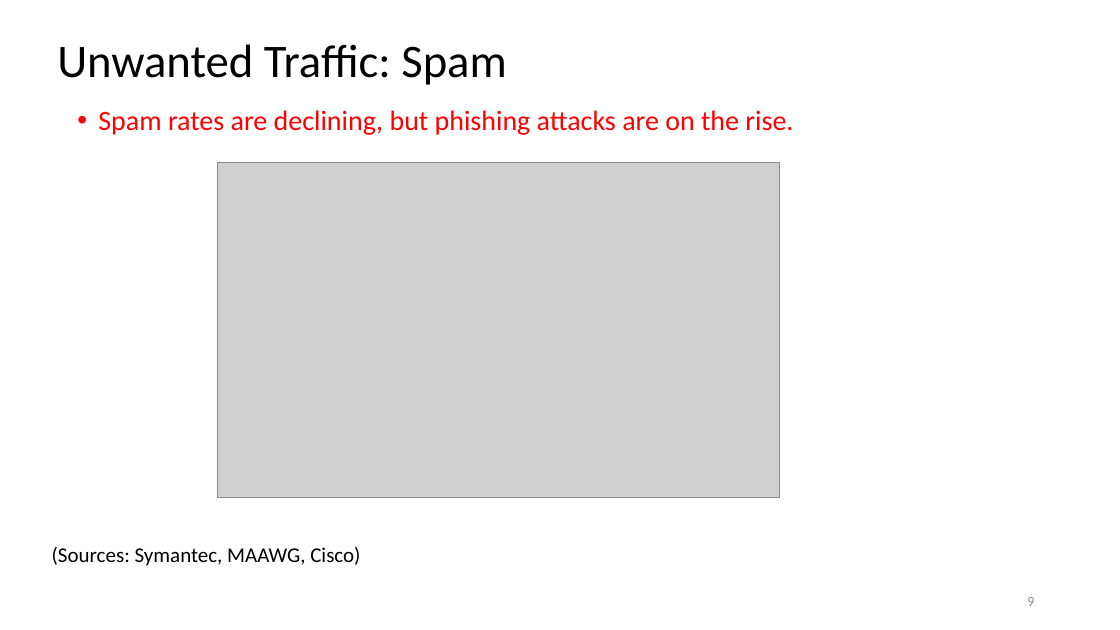
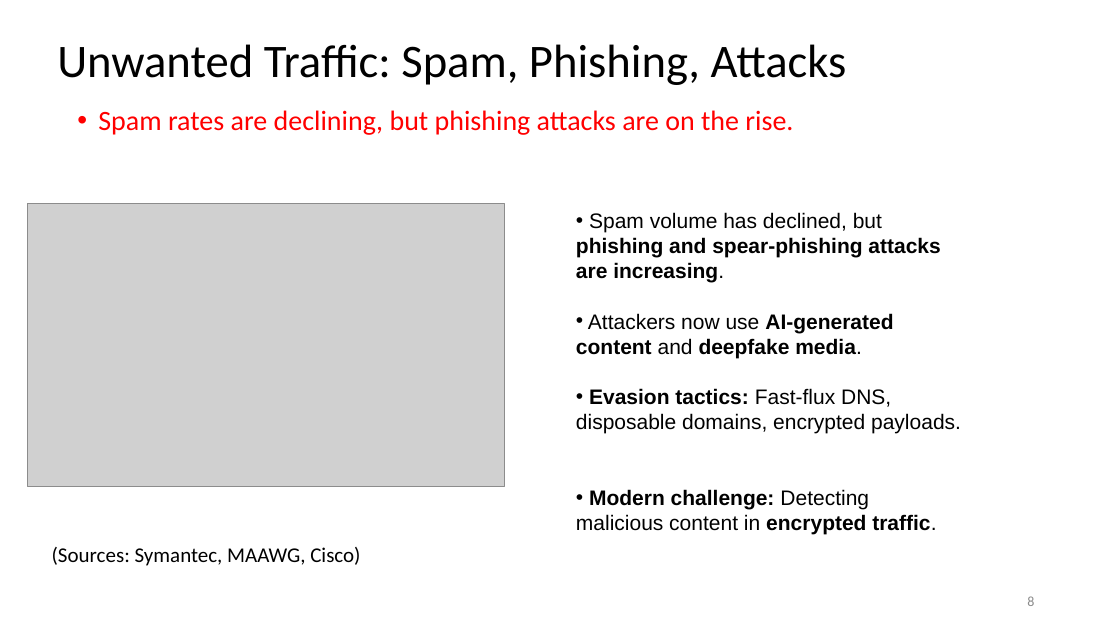
Before and after one commit to noise-lab/ml-systems, a slide deck: slide 8 of docs/slides/02-security.pptx (slide 9 before the commit). Drawn at 1120x630 pixels with LibreOffice and Linux fonts; fonts in the diff are those of the drawing; grey boxes stand for pictures. Boxes give left, top, right and bottom in pixels: in the first picture for what was removed or moved away, otherwise in the second. Text is boxed around its words. In the diff, an @@ line names an element or a change of style, - is before the commit and + after.

Commit message:
slide updates

```diff
--- a/docs/slides/02-security.pptx
+++ b/docs/slides/02-security.pptx
@@ title at bbox=[57, 44, 847, 85]: text changed @@
-Unwanted Traffic: Spam
+Unwanted Traffic: Spam, Phishing, Attacks
@@ picture: place and size @@
-picture at bbox=[217, 163, 780, 498]
+picture at bbox=[28, 203, 504, 487]
@@ text added at bbox=[576, 212, 961, 535], 18 pt, text #000000, bold @@
+• Spam volume has declined, but phishing and spear-phishing attacks are increasing.
+• Attackers now use AI-generated content and deepfake media.
+• Evasion tactics: Fast-flux DNS, disposable domains, encrypted payloads.
+• Modern challenge: Detecting malicious content in encrypted traffic.
@@ page number at bbox=[1027, 596, 1034, 606]: text changed @@
-9
+8
```
Also in this commit, not shown: 2 other slides changed, 2 slides removed, 1 other file.
